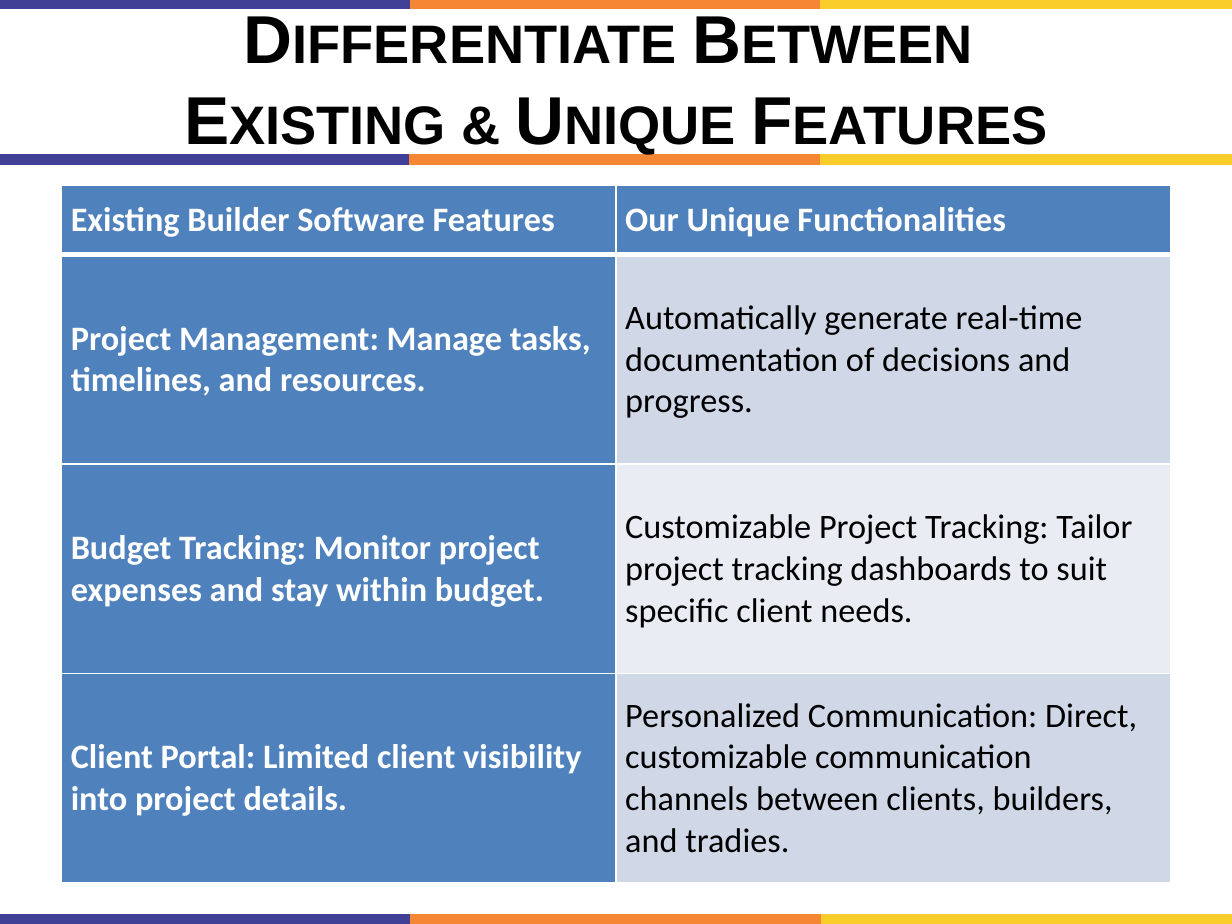
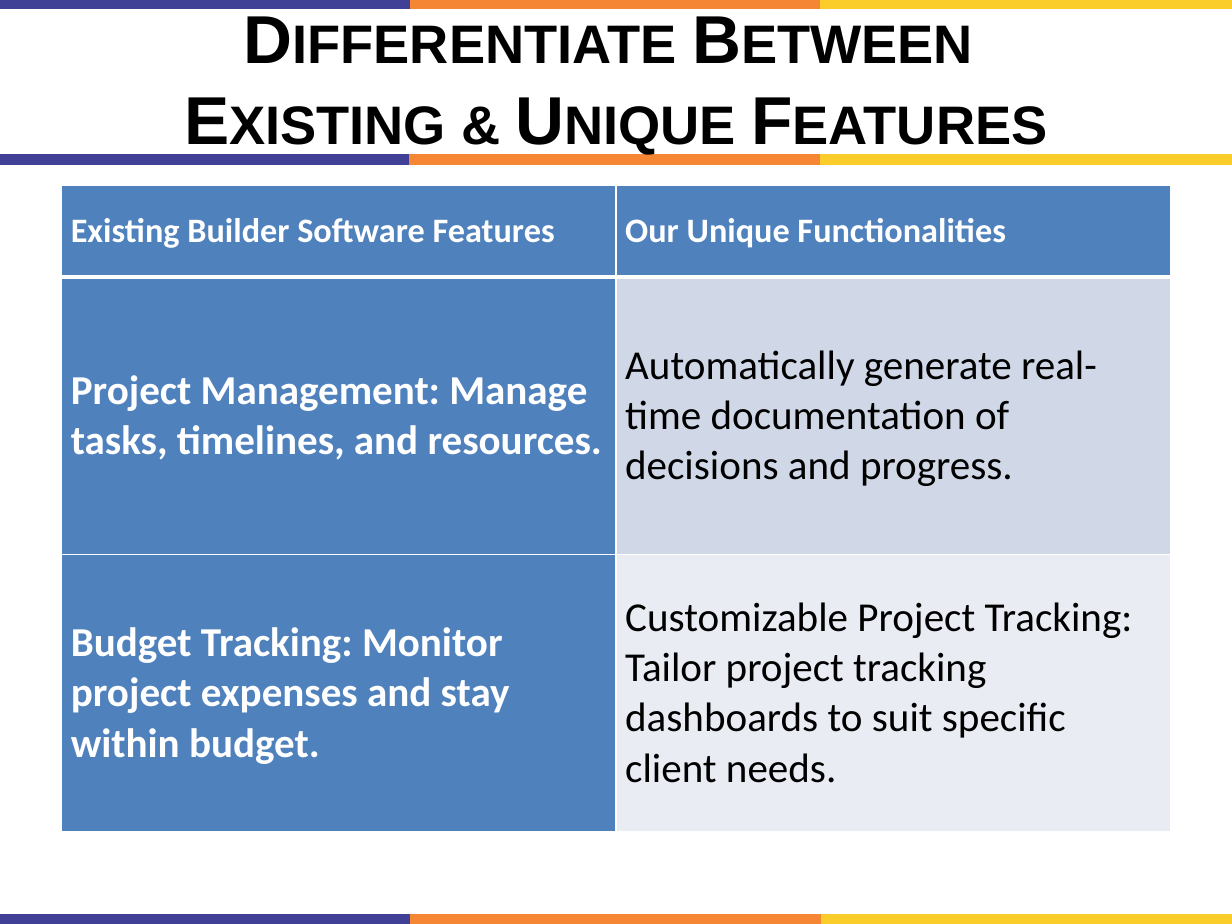
Before and after one commit to engineershoaibakhter/University-Courses, a slide deck: slide 6 of My 7th Semester/FYP/FYP PPT.pptx. Drawn at 1232x924 pixels with LibreOffice and Linux fonts; fonts in the diff are those of the drawing. Boxes give left, top, right and bottom in pixels: in the first picture for what was removed or moved away, otherwise in the second. Text is boxed around its words. In the diff, an @@ line names an element or a change of style, - is before the commit and + after.

```diff
--- a/My 7th Semester/FYP/FYP PPT.pptx
+++ b/My 7th Semester/FYP/FYP PPT.pptx
@@ table at <box>62,185,1170,832</box> @@
-row 4: Client Portal: Limited client visibility into project details. | Personalized Communication: Direct, customizable communication channels between clients, builders, and tradies.
```
Also in this commit, not shown: 4 other slides changed, 2 slides added, 3 slides removed, 1 other file.
